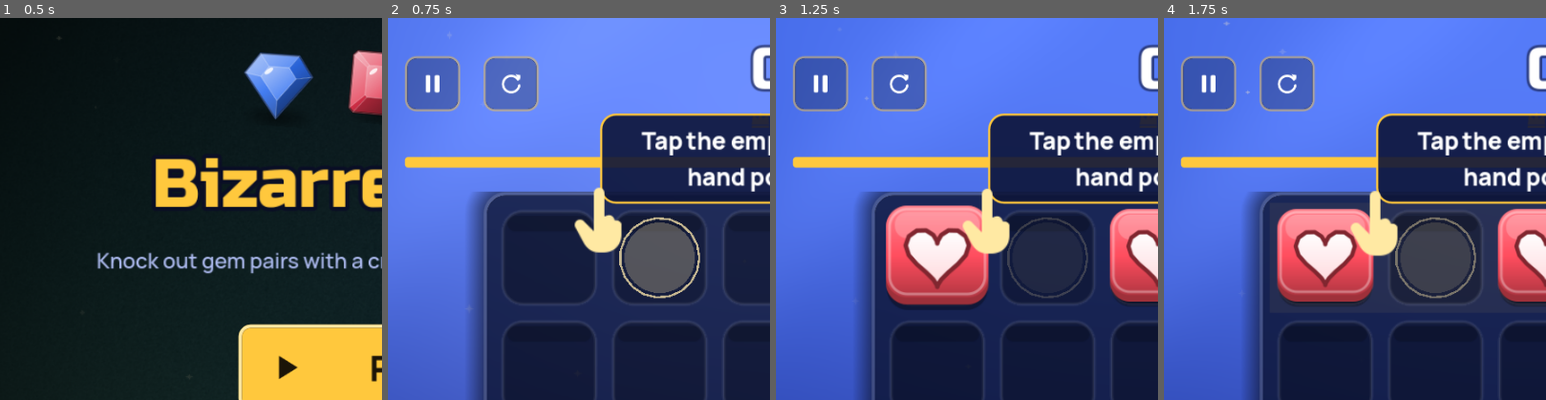
Above: before the commit, frames 1-4 (left to right).
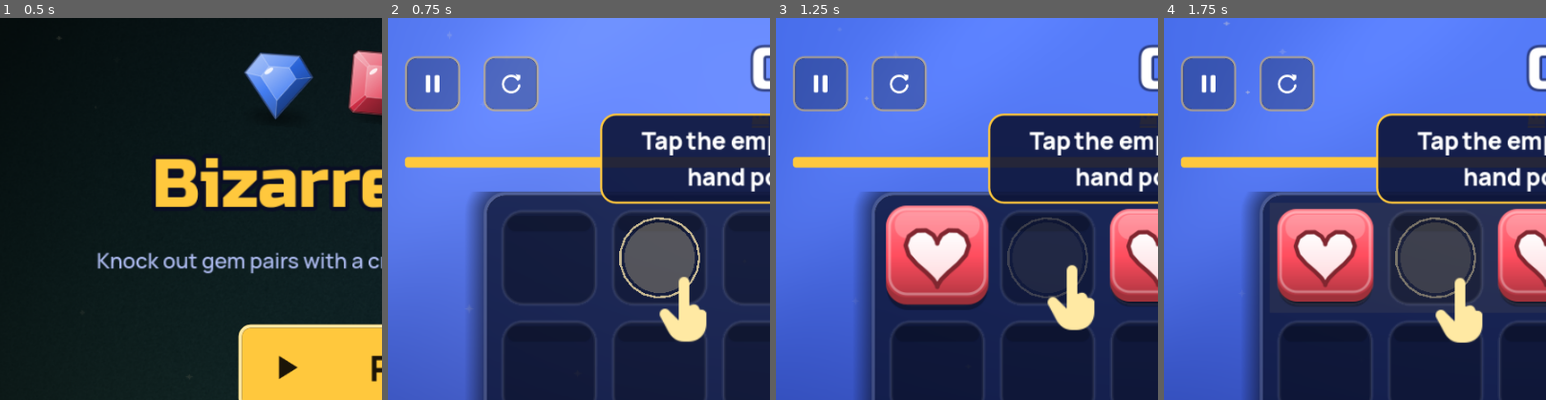
Above: after the commit, the same moments.

Repository: electrocrem/bizarre_gems
Game: Godot game, scene res://scenes/main.tscn
Same seed, same stepped clock (60 frames per second), same inputs: the game is played once before the commit and once after it. Sound files missing from this copy of the repository are replaced by a short silence.
Inputs (mouse positions are % of the whole screen's width and height, from its top left):
- Up to frame 1 (0.5 s): no input
- Up to frame 2 (0.75 s): click "Play" at 0.5 s
- Up to frame 3 (1.25 s): no input
- Up to frame 4 (1.75 s): tap Enter at 1.25 s; drag from (50, 60) to (60, 28) at 1.27 s
The pictures show only the part of the screen within x 0-50%, y 0-50%; the shares and areas given below are measured in that part.

Frame 1 is identical in both runs. In frame 2, 2.3% of the frame differs, in the area x 48-84%, y 44-85%; in frame 3, 2.3%; in frame 4, 2.3%.

Commit message:
Remove the duel mode; tutorial hand follows its slot
- Duel is gone: its mode card, rules, scores, texts, icon and the
  "play 5 duels" achievement. A saved last mode of "duel" falls back to
  bright
- The tutorial hand is placed every frame from its slot, so it no longer
  hangs off the board while the board is still being laid out
- Debug: ?start=modes opens the mode picker

Co-Authored-By: Claude Opus 5.5 <noreply@anthropic.com>

Diff:
--- a/scripts/board_logic.gd
+++ b/scripts/board_logic.gd
@@ -25,9 +25,6 @@
 ## Puzzle: a small board and just enough strikes to clear it.
 const PUZZLE := {"id": "puzzle", "skin": "bright", "kind": "puzzle", "kinds": 4, "per_kind": 6, "cols": 6, "rows": 8,
 	"slots": 48, "shining": 0, "board": "", "waves": false}
-## Duel: two players take turns on one board; the higher score wins.
-const DUEL := {"id": "duel", "skin": "bright", "kind": "duel", "kinds": 5, "per_kind": 12, "cols": 7, "rows": 12,
-	"slots": 84, "shining": 2, "board": "", "waves": false}
 ## First-run tutorial on a small hand-made board.
 const TUTORIAL := {"id": "tutorial", "skin": "bright", "kind": "tutorial", "kinds": 4, "per_kind": 2, "cols": 5, "rows": 5,
 	"slots": 25, "shining": 0, "board": "", "waves": false}
--- a/scripts/i18n.gd
+++ b/scripts/i18n.gd
@@ -110,16 +110,8 @@
 	"puzzle_failed": {"ru": "Не вышло — попробуй другой порядок", "en": "Not quite — try another order", "tr": "Olmadı — başka bir sıra dene"},
 	"puzzle_line": {"ru": "Решение в {n} ударов", "en": "Solvable in {n} strikes", "tr": "{n} vuruşta çözülür"},
 	"moves_left": {"ru": "Ходов: {n}", "en": "Strikes: {n}", "tr": "Vuruş: {n}"},
-	"p1": {"ru": "И1", "en": "P1", "tr": "O1"},
-	"p2": {"ru": "И2", "en": "P2", "tr": "O2"},
-	"duel_turn": {"ru": "Ход игрока {n}", "en": "Player {n}'s turn", "tr": "Sıra {n}. oyuncuda"},
-	"duel_win": {"ru": "Победил игрок {n}!", "en": "Player {n} wins!", "tr": "{n}. oyuncu kazandı!"},
-	"duel_draw": {"ru": "Ничья!", "en": "It's a draw!", "tr": "Berabere!"},
-	"duel_hint": {"ru": "Вдвоём на одном экране", "en": "Two players, one screen", "tr": "İki oyuncu, tek ekran"},
 	"mode_puzzle": {"ru": "Головоломка", "en": "Puzzle", "tr": "Bulmaca"},
 	"mode_puzzle_desc": {"ru": "Маленькое поле и ровно столько ударов, чтобы выбить всё. Найди порядок.", "en": "A small board and just enough strikes to clear it. Find the order.", "tr": "Küçük tahta ve hepsini kırmaya yetecek kadar vuruş. Sırayı bul."},
-	"mode_duel": {"ru": "Дуэль", "en": "Duel", "tr": "Düello"},
-	"mode_duel_desc": {"ru": "Двое по очереди бьют по одному полю. У кого больше очков — тот победил.", "en": "Two players take turns on one board. The higher score wins.", "tr": "İki oyuncu sırayla aynı tahtaya vurur. Puanı yüksek olan kazanır."},
 	"puzzles_solved": {"ru": "Решено: {n}", "en": "Solved: {n}", "tr": "Çözülen: {n}"},
 	"tutorial": {"ru": "Пройти обучение", "en": "Play the tutorial", "tr": "Eğitimi oyna"},
 	"tut1": {"ru": "Нажми на пустую клетку, на которую показывает рука", "en": "Tap the empty slot the hand points at", "tr": "Elin gösterdiği boş hücreye dokun"},
@@ -147,7 +139,6 @@
 	"ach_levels30": {"ru": "Пройди {n} уровней", "en": "Complete {n} levels", "tr": "{n} seviye geç"},
 	"ach_stars3x10": {"ru": "Получи 3 звезды на {n} уровнях", "en": "Get 3 stars on {n} levels", "tr": "{n} seviyede 3 yıldız al"},
 	"ach_puzzles10": {"ru": "Реши {n} головоломок", "en": "Solve {n} puzzles", "tr": "{n} bulmaca çöz"},
-	"ach_duels5": {"ru": "Сыграй {n} дуэлей", "en": "Play {n} duels", "tr": "{n} düello oyna"},
 	"ach_streak7": {"ru": "Забирай подарок {n} дней подряд", "en": "Open the gift {n} days in a row", "tr": "Hediyeyi {n} gün üst üste al"},
 	"lb_score": {"ru": "Классика", "en": "Classic", "tr": "Klasik"},
 	"lb_score_bright": {"ru": "Забег", "en": "Run", "tr": "Koşu"},
--- a/scripts/main.gd
+++ b/scripts/main.gd
@@ -59,7 +59,6 @@
 	"gift": preload("res://assets/ui/icon_gift.png"),
 	"medal": preload("res://assets/ui/icon_medal.png"),
 	"puzzle": preload("res://assets/ui/icon_puzzle.png"),
-	"duel": preload("res://assets/ui/icon_duel.png"),
 	"hand": preload("res://assets/ui/icon_hand.png"),
 	"check": preload("res://assets/ui/icon_check.png"),
 	"back": preload("res://assets/ui/icon_back.png"),
@@ -83,8 +82,6 @@
 var hints := 1            ## free hints left this game / level
 var puzzle_n := 1
 var goal_kind := -1       ## level goal: knock out every gem of this kind (-1: none, -2: done)
-var duel_scores := [0, 0]
-var duel_turn := 0
 var tut_step := 0
 var tut_hand: TextureRect
 var tut_label: Label
@@ -226,7 +223,7 @@
 		_show_panel(collection_panel)
 	elif q.begins_with("level"):
 		start_level(maxi(1, int(q.substr(5))))
-	elif q in ["zen", "bright", "classic", "duel", "tutorial"]:
+	elif q in ["zen", "bright", "classic", "tutorial"]:
 		start_game(q)
 	var t := str(JavaScriptBridge.eval("new URLSearchParams(location.search).get('t') || ''"))
 	if t != "" and state == State.PLAYING:
@@ -234,6 +231,8 @@
 		strikes = mini(strikes, int(t))
 	elif q == "puzzle":
 		start_puzzle(1)
+	elif q == "modes":
+		_show_panel(mode_panel)
 	elif q == "pmap":
 		_open_map("puzzle")
 	elif q == "gift":
@@ -281,8 +280,6 @@
 	strikes_max = 20
 	strikes = strikes_max
 	hints = 1
-	duel_scores = [0, 0]
-	duel_turn = 0
 	if mode.kind == "puzzle":
 		strikes = logic.solution.size() + 1  # just enough to clear it, plus one spare
 		strikes_max = strikes
@@ -301,8 +298,6 @@
 		_banner(L.t("boss"), 0, 0.0, Color("#ff9ed2"), L.t("boss_sub"))
 	elif mode.kind == "tutorial":
 		_tutorial_step(0)
-	elif mode.kind == "duel":
-		_toast(L.t("duel_turn", {"n": 1}))
 
 
 ## Switch rules and look: "classic" is the original game, "bright" the toy-style mode.
@@ -316,8 +311,6 @@
 			mode = BoardLogic.ZEN
 		"puzzle":
 			mode = BoardLogic.PUZZLE
-		"duel":
-			mode = BoardLogic.DUEL
 		"tutorial":
 			mode = BoardLogic.TUTORIAL
 		_:
@@ -352,10 +345,6 @@
 		var lv := BoardLogic.bright_level(lvn)
 		if mode.kind == "puzzle":
 			lv = BoardLogic.puzzle_config(puzzle_n)
-		elif mode.kind == "duel":
-			lv = BoardLogic.bright_level(6)
-			lv.boxes = 0
-			lv.chains = 0
 		if mode.kind == "run":
 			# the run plays like classic: one big board for the whole clock, a touch of jokers and boxes
 			lv = {"slots": 200, "kinds": 6, "per_kind": 28, "min_moves": 4, "max_moves": 999, "tries": 30,
@@ -539,7 +528,7 @@
 	Sfx.play("level" if got > 0 else "over")
 
 
-# ================= puzzle, duel, tutorial =================
+# ================= puzzle, tutorial =================
 
 func start_puzzle(n: int) -> void:
 	puzzle_n = n
@@ -563,25 +552,6 @@
 	Sfx.play("level" if solved else "over")
 
 
-func _duel_next_turn() -> void:
-	keeper.miss()  # each player builds their own combos
-	duel_turn = 1 - duel_turn
-	_update_combo_widget()
-	_toast(L.t("duel_turn", {"n": duel_turn + 1}))
-
-
-func _end_duel() -> void:
-	Progress.report("duels")
-	var w := 0 if duel_scores[0] > duel_scores[1] else (1 if duel_scores[1] > duel_scores[0] else -1)
-	end_game("duel")
-	ui.over_title.text = L.t("duel_draw") if w < 0 else L.t("duel_win", {"n": w + 1})
-	ui.over_score.text = "%d : %d" % [duel_scores[0], duel_scores[1]]
-	ui.over_best.visible = false
-	ui.over_line.text = ""
-	ui.btn_continue.visible = false
-	ui.btn_shuffle.visible = false
-
-
 ## Guided strikes of the tutorial board, then one free strike.
 const TUT_MOVES := [Vector2i(1, 0), Vector2i(1, 2), Vector2i(4, 1)]
 
@@ -602,18 +572,20 @@
 		_place_hand.call_deferred(target)
 
 
+## The hand follows its slot every frame (see _process), so it stays put while the board lays out.
 func _place_hand(target: Vector2i) -> void:
+	tut_hand.set_meta("target", target)
+
+
+func _update_hand() -> void:
+	if not tut_hand.visible or not tut_hand.has_meta("target"):
+		return
+	var target: Vector2i = tut_hand.get_meta("target")
 	var pos := board.global_position + board.slot_center(target) - global_position
-	tut_hand.position = pos + Vector2(-8, 6)
-	var tw := create_tween().set_loops()
-	tw.tween_property(tut_hand, "position:y", pos.y + 18, 0.45)
-	tw.tween_property(tut_hand, "position:y", pos.y + 6, 0.45)
-	tut_hand.set_meta("tween", tw)
+	tut_hand.position = pos + Vector2(-8, 12 + 6 * sin(Time.get_ticks_msec() / 1000.0 * 7.0))
 
 
 func _tutorial_after_strike() -> void:
-	if tut_hand.has_meta("tween"):
-		(tut_hand.get_meta("tween") as Tween).kill()
 	if logic.gems_left() == 0:
 		tut_label.text = L.t("tut_done")
 		tut_hand.visible = false
@@ -657,8 +629,6 @@
 			_end_level()
 		"puzzle":
 			_end_puzzle()
-		"duel":
-			_end_duel()
 		"tutorial":
 			pass
 		"run":
@@ -749,8 +719,6 @@
 				_end_puzzle()
 			else:
 				end_game("strikes")
-		if mode.kind == "duel":
-			_duel_next_turn()
 		_update_hud()
 		return
 	var kinds: Array[int] = []
@@ -784,8 +752,6 @@
 		score = keeper.score
 		cleared += extra.size()
 		board.praise(L.t("chain"), p, Color("#9fe3ff"))
-	if mode.kind == "duel":
-		duel_scores[duel_turn] += res.points + extra.size() * 2
 	if mode.kind == "classic" or mode.kind == "levels":
 		time_left += res.time  # the bright run earns time only by clearing a whole board
 	idle = 0.0
@@ -856,12 +822,6 @@
 		_tutorial_after_strike()
 		_update_hud()
 		return
-	if mode.kind == "duel":
-		_duel_next_turn()
-		if not logic.has_any_move():
-			_end_duel()
-		_update_hud()
-		return
 	if mode.kind == "puzzle":
 		if logic.gems_left() == 0:
 			board.play_clear_wave()
@@ -910,6 +870,7 @@
 	else:
 		shown_score = score
 	score_label.text = str(int(round(shown_score)))
+	_update_hand()
 	if state != State.PLAYING:
 		return
 	if mode.kind == "classic" or mode.kind == "run" or mode.kind == "levels":
@@ -1818,11 +1779,11 @@
 	flow.add_theme_constant_override("h_separation", 20)
 	flow.add_theme_constant_override("v_separation", 20)
 	ui.mode_cards = []
-	for id in (["levels", "bright", "zen", "puzzle", "duel", "classic"] if OS.has_feature("android")
-			else ["classic", "levels", "bright", "zen", "puzzle", "duel"]):
+	for id in (["levels", "bright", "zen", "puzzle", "classic"] if OS.has_feature("android")
+			else ["classic", "levels", "bright", "zen", "puzzle"]):
 		var card := PanelContainer.new()
 		var accent: Color = {"classic": BRASS, "levels": Color("#22c97a"), "bright": Color("#3d8bff"), "zen": Color("#a35cff"),
-			"puzzle": Color("#ff9a2e"), "duel": Color("#ff4d5e")}[id]
+			"puzzle": Color("#ff9a2e")}[id]
 		card.add_theme_stylebox_override("panel", _box(PANEL, accent, 3, 20, Vector4(16, 16, 16, 18)))
 		var cv := VBoxContainer.new()
 		cv.add_theme_constant_override("separation", 10)
@@ -1850,8 +1811,6 @@
 			ui["card_play_" + id] = _button("", "map", true, func(): Sfx.play("click"); _open_map())
 		elif id == "puzzle":
 			ui["card_play_" + id] = _button("", "puzzle", true, func(): Sfx.play("click"); _open_map("puzzle"))
-		elif id == "duel":
-			ui["card_play_" + id] = _button("", "duel", true, func(): Sfx.play("click"); start_game("duel"))
 		else:
 			ui["card_play_" + id] = _button("", "play", true, func(): Sfx.play("click"); start_game(mode_id))
 		cv.add_child(ui["card_play_" + id])
@@ -2260,14 +2219,12 @@
 	ui.home_crystals.text = str(Progress.crystals)
 	var due := Progress.unclaimed()
 	(ui.home_tasks.get_meta("caption") as Label).text = L.t("tasks") + (" (%d)" % due if due > 0 else "")
-	for id in ["classic", "levels", "bright", "zen", "puzzle", "duel"]:
+	for id in ["classic", "levels", "bright", "zen", "puzzle"]:
 		var line := L.t("best") + ": " + str(Save.best_for(id))
 		if id == "levels":
 			line = L.t("stars_total") + ": " + str(Progress.total_stars())
 		elif id == "puzzle":
 			line = L.t("puzzles_solved", {"n": Progress.puzzles})
-		elif id == "duel":
-			line = L.t("duel_hint")
 		ui["card_best_" + id].text = line
 	(ui.home_gift.get_meta("caption") as Label).text = L.t("gift") + (" !" if Progress.gift_ready() else "")
 	var adue := Progress.achievements_due()
@@ -2495,7 +2452,7 @@
 		ui[k].text = L.t(k)
 	ui.btn_home_play.text = L.t("play")
 	ui.mode_title.text = L.t("choose_mode")
-	for id in ["classic", "levels", "bright", "zen", "puzzle", "duel"]:
+	for id in ["classic", "levels", "bright", "zen", "puzzle"]:
 		ui["card_name_" + id].text = L.t("mode_" + id)
 		ui["card_desc_" + id].text = L.t("mode_%s_desc" % id)
 		ui["card_play_" + id].text = L.t("open_map" if id == "levels" or id == "puzzle" else "play")
@@ -2601,8 +2558,6 @@
 		time_label.text = L.t("steps_n", {"n": maxi(strikes, 0)})
 	elif mode.kind == "puzzle":
 		time_label.text = L.t("moves_left", {"n": maxi(strikes, 0)})
-	elif mode.kind == "duel":
-		time_label.text = "%s %d · %s %d" % [L.t("p1"), duel_scores[0], L.t("p2"), duel_scores[1]]
 	elif mode.kind == "tutorial":
 		time_label.text = ""
 	var low := state == State.PLAYING and secs <= 15
@@ -2611,7 +2566,7 @@
 	time_bar.value = clampf(time_left / START_TIME, 0.0, 1.0) * 100.0
 	if mode.kind == "zen" or mode.kind == "puzzle":
 		time_bar.value = clampf(float(strikes) / strikes_max, 0.0, 1.0) * 100.0
-	elif mode.kind == "duel" or mode.kind == "tutorial":
+	elif mode.kind == "tutorial":
 		time_bar.value = 100.0
 	elif mode.kind == "levels":
 		time_bar.value = clampf(time_left / _level_time(level_n), 0.0, 1.0) * 100.0
--- a/scripts/progress.gd
+++ b/scripts/progress.gd
@@ -25,7 +25,6 @@
 	{"id": "levels30", "stat": "levels", "goal": 30, "reward": 120},
 	{"id": "stars3x10", "stat": "stars3", "goal": 10, "reward": 80},
 	{"id": "puzzles10", "stat": "puzzles", "goal": 10, "reward": 60},
-	{"id": "duels5", "stat": "duels", "goal": 5, "reward": 40},
 	{"id": "streak7", "stat": "streak", "goal": 7, "reward": 100},
 ]
 ## Daily task pool. "max" tasks track the best single value instead of adding up.
--- a/scripts/save.gd
+++ b/scripts/save.gd
@@ -27,6 +27,8 @@
 		best_bright = int(cfg.get_value("game", "best_bright", cfg.get_value("game", "best_compact", 0)))
 		best_zen = int(cfg.get_value("game", "best_zen", 0))
 		mode = str(cfg.get_value("game", "mode", "classic"))
+		if mode == "duel":
+			mode = "bright"  # the duel mode was removed
 		sound = bool(cfg.get_value("audio", "sound", true))
 		music = bool(cfg.get_value("audio", "music", true))
 		vibration = bool(cfg.get_value("audio", "vibration", true))
Binary file removed: assets/ui/icon_duel.png
Not shown, removed: assets/ui/icon_duel.png.import
Not shown, changed: tools/gen_assets.py
